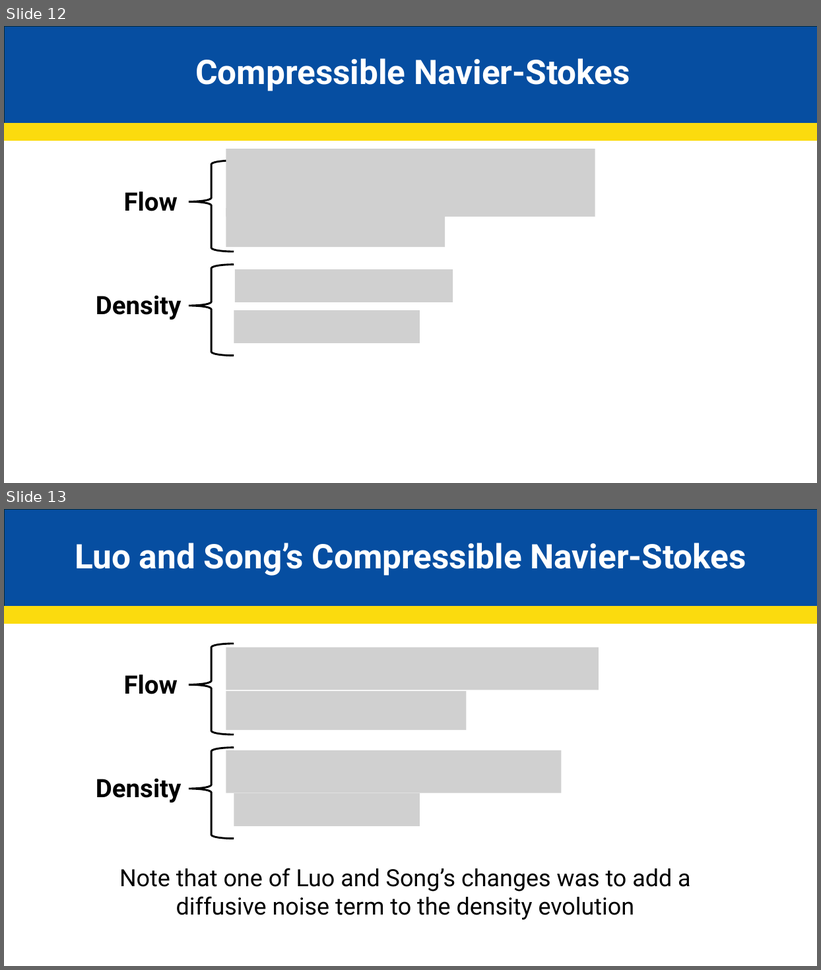
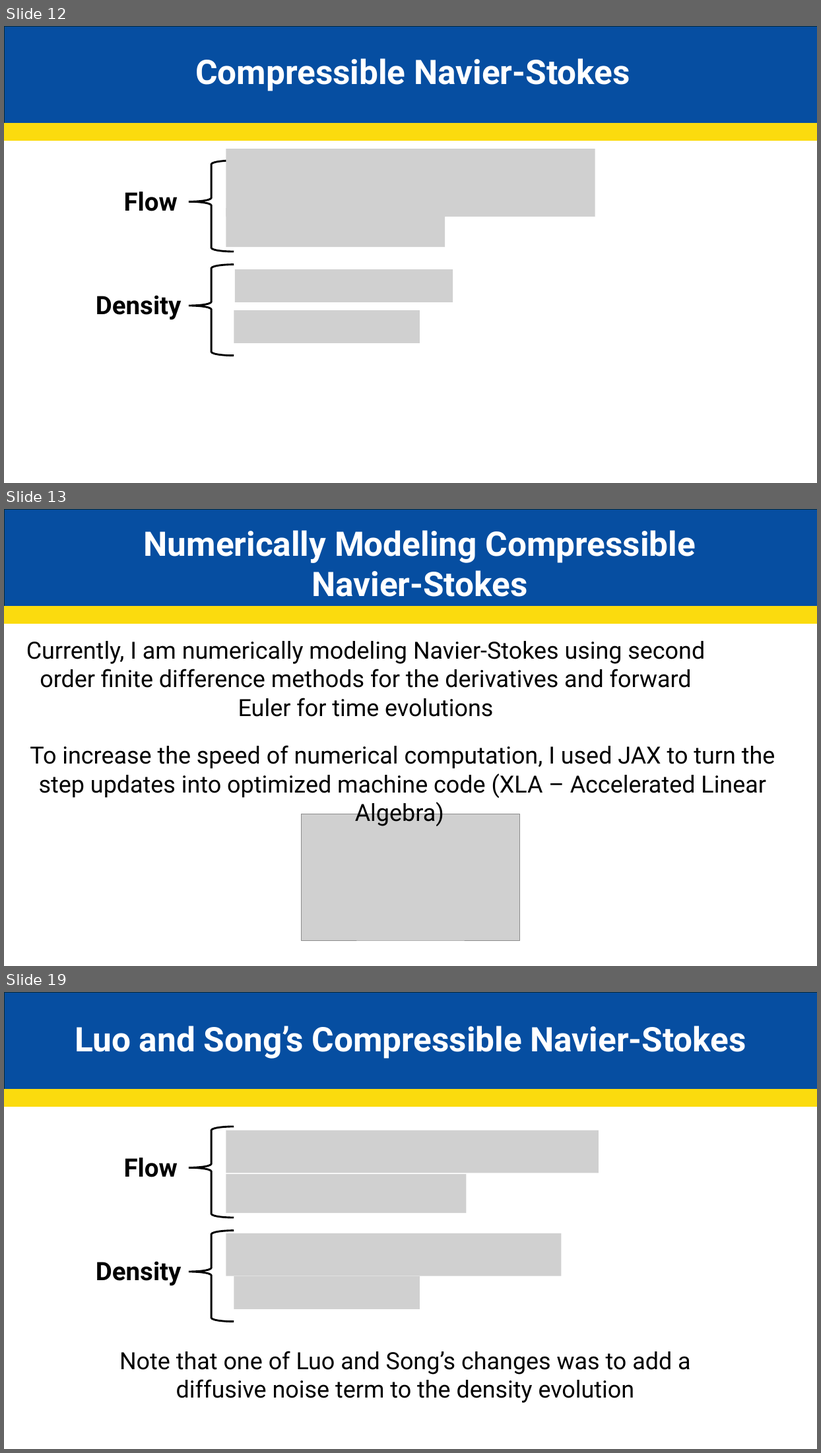
Before and after one commit to JakeCisc210/Candidacy, a slide deck: Reading Course/Presentations/Game Theory Eleven.pptx. Shown one above the other, each under a label of ours: slides 12 and 13 before the commit, slides 12, 13 and 19 after it; the slides between them are not shown. The pictures are 821x970 and 821x1453 pixels, drawn with LibreOffice and Linux fonts; fonts in the diff are those of the drawing; grey boxes stand for pictures. Boxes give left, top, right and bottom in pixels: in the first picture for what was removed or moved away, otherwise in the second. Text is boxed around its words. In the diff, an @@ line names an element or a change of style, - is before the commit and + after.

```diff
--- a/Reading Course/Presentations/Game Theory Eleven.pptx
+++ b/Reading Course/Presentations/Game Theory Eleven.pptx
@@ slide 13 added at [4, 509, 817, 966], background #FFFFFF @@
@@ rectangle added at [5, 509, 817, 607], fill #064EA1, outline #092A39 1.5 pt @@
@@ text added at [144, 530, 695, 597], 40 pt, text #FFFFFF, bold @@
+Numerically Modeling Compressible Navier-Stokes
@@ rectangle added at [4, 607, 817, 623], fill #FBDB0E, outline #FBDB0E 1.5 pt @@
@@ text added at [26, 641, 705, 717], 28 pt, text #000000 @@
+Currently, I am numerically modeling Navier-Stokes using second order finite difference methods for the derivatives and forward Euler for time evolutions
@@ text added at [30, 745, 776, 798], 28 pt, text #000000 @@
+To increase the speed of numerical computation, I used JAX to turn the step updates into optimized machine code (XLA – Accelerated Linear Algebra)
@@ picture added at [301, 814, 520, 941] @@
@@ what was slide 13 is now slide 19 @@
```
Also in this commit, not shown: 2 slides changed, 10 other slides added, 5 other files.
